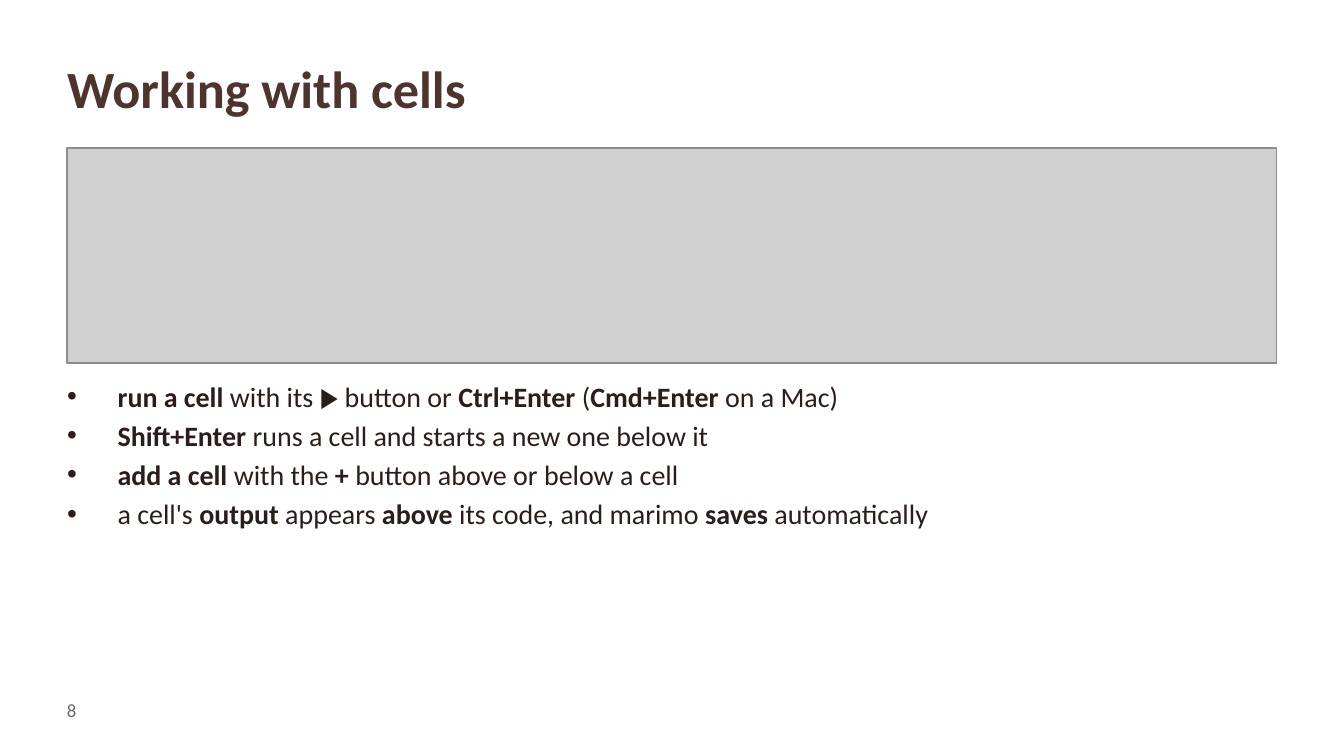
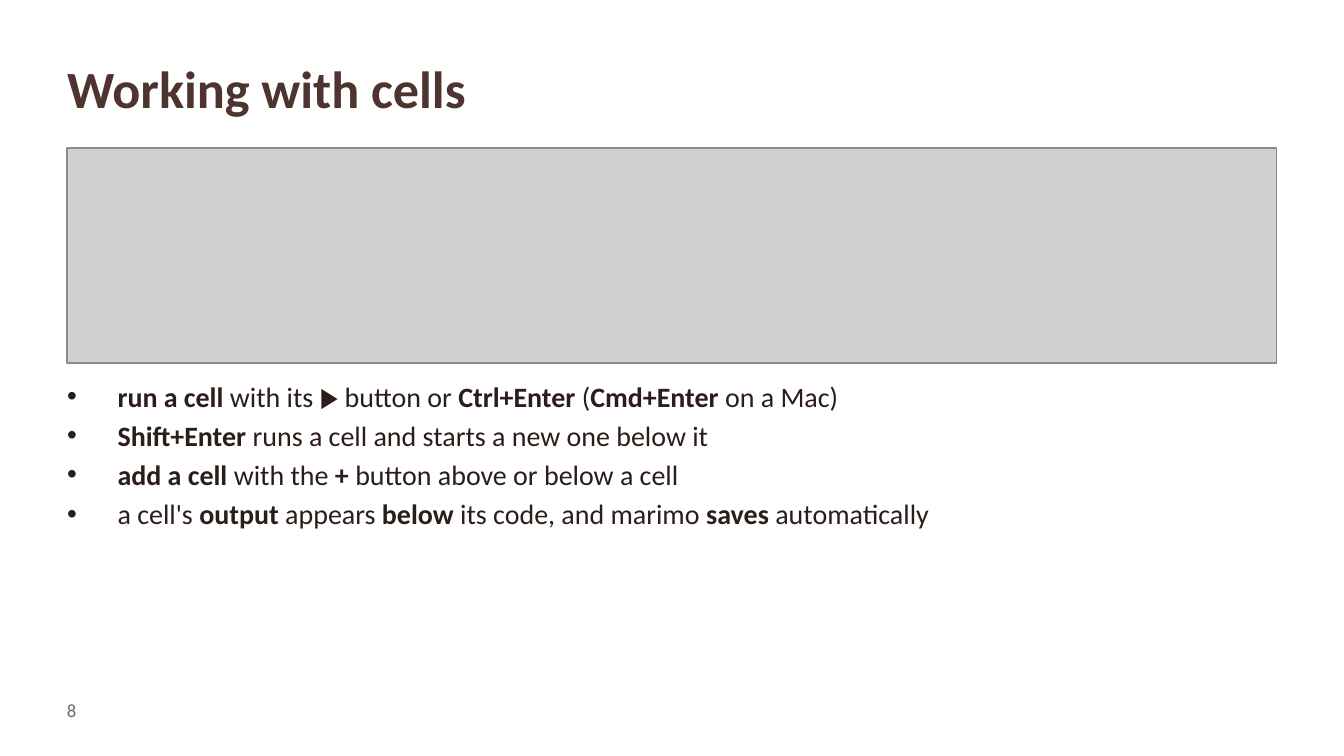
Before and after one commit to DamoM73/steam-data-stories, a slide deck: slide 8 of slides/02_Exploring_Our_Data.pptx. Drawn at 1344x756 pixels with LibreOffice and Linux fonts; fonts in the diff are those of the drawing; grey boxes stand for pictures; background and template pictures are left out. Boxes give left, top, right and bottom in pixels: in the first picture for what was removed or moved away, otherwise in the second. Text is boxed around its words. In the diff, an @@ line names an element or a change of style, - is before the commit and + after.

```diff
--- a/slides/02_Exploring_Our_Data.pptx
+++ b/slides/02_Exploring_Our_Data.pptx
@@ text at (118, 504, 929, 529): text changed @@
-• a cell's output appears above its code, and marimo saves automatically
+• a cell's output appears below its code, and marimo saves automatically
```
Also in this commit, not shown: 2 other slides changed, 2 slides added, 4 other files.
